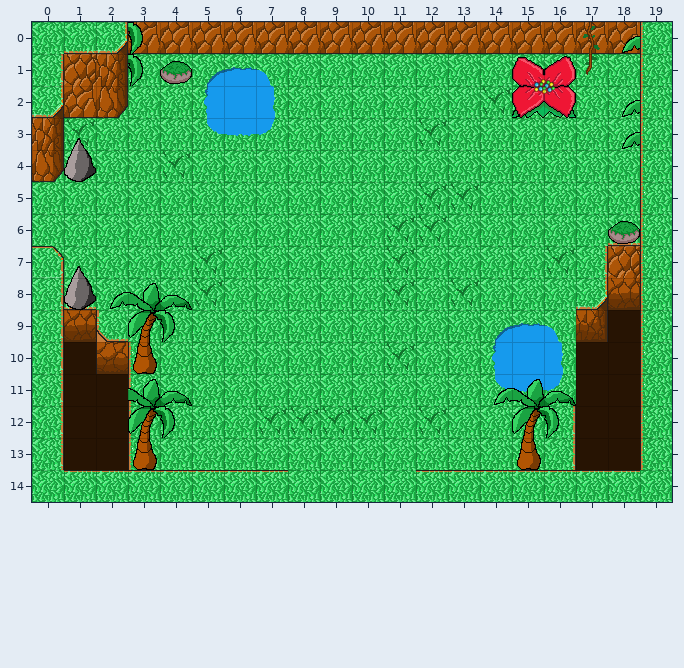
A Tiled map (JSON) gets an edit: bin/Maps/test.json. The picture above is the old version.
Cells are 32x32 px. Shown: x 0..19, y 0..14.
Once edited:
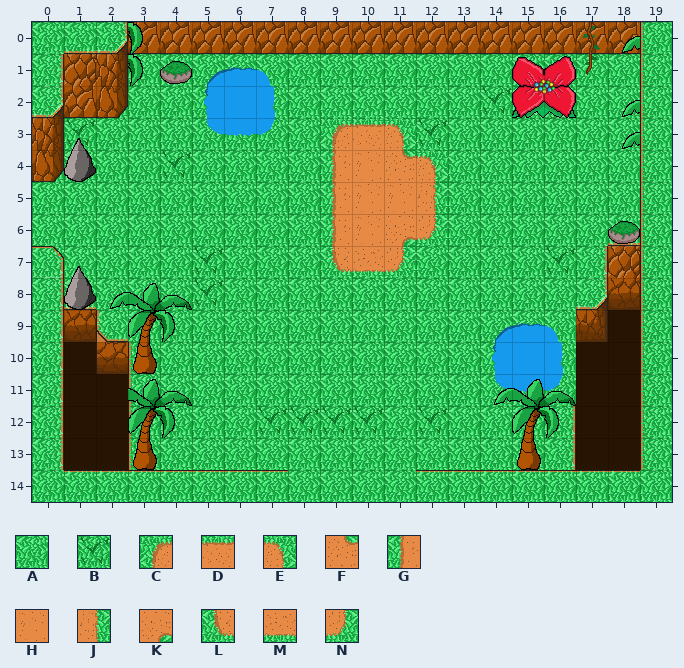
Key: from "Jungle": A 0, B 2, C 42, D 43, E 44, F 57, G 58, H 59, J 60, K 73, L 74, M 75, N 76.
_ is an empty cell, # one hidden under a higher layer, . an unchanged one.
Edits made:
--- layer "Background"
@@ x 9..11 @@
- 4 .A.
- 5 .A.
- 6 .A.
- 7 AA#
+ 4 .H.
+ 5 .H.
+ 6 .H.
+ 7 LMN
--- layer "Foreground"
@@ x 9..13 @@
- 3 ___..
- 4 _.__.
- 5 _._BB
- 6 _.BB.
- 7 ..B..
- 8 ..B.B
+ 3 CDE..
+ 4 G.FE.
+ 5 G.HJ_
+ 6 G.KN.
+ 7 .._..
+ 8 .._._
@@ x 11..11 @@
-10 B
+10 _
Boxes around the changes in both pictures, in picture pixels (x1, y1, x2, y2):
changed: (320, 118, 479, 306)
removed: (387, 343, 415, 370)
